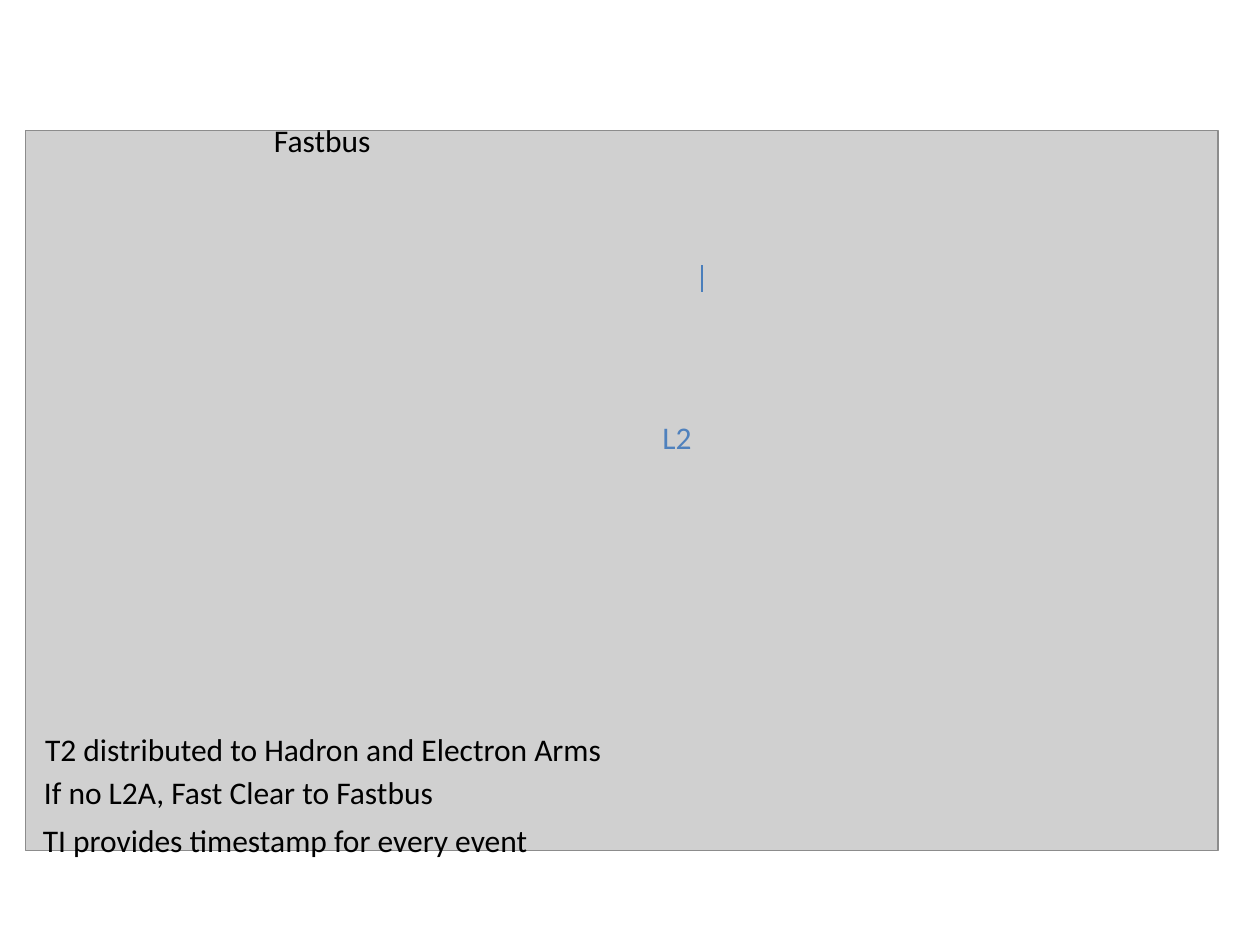
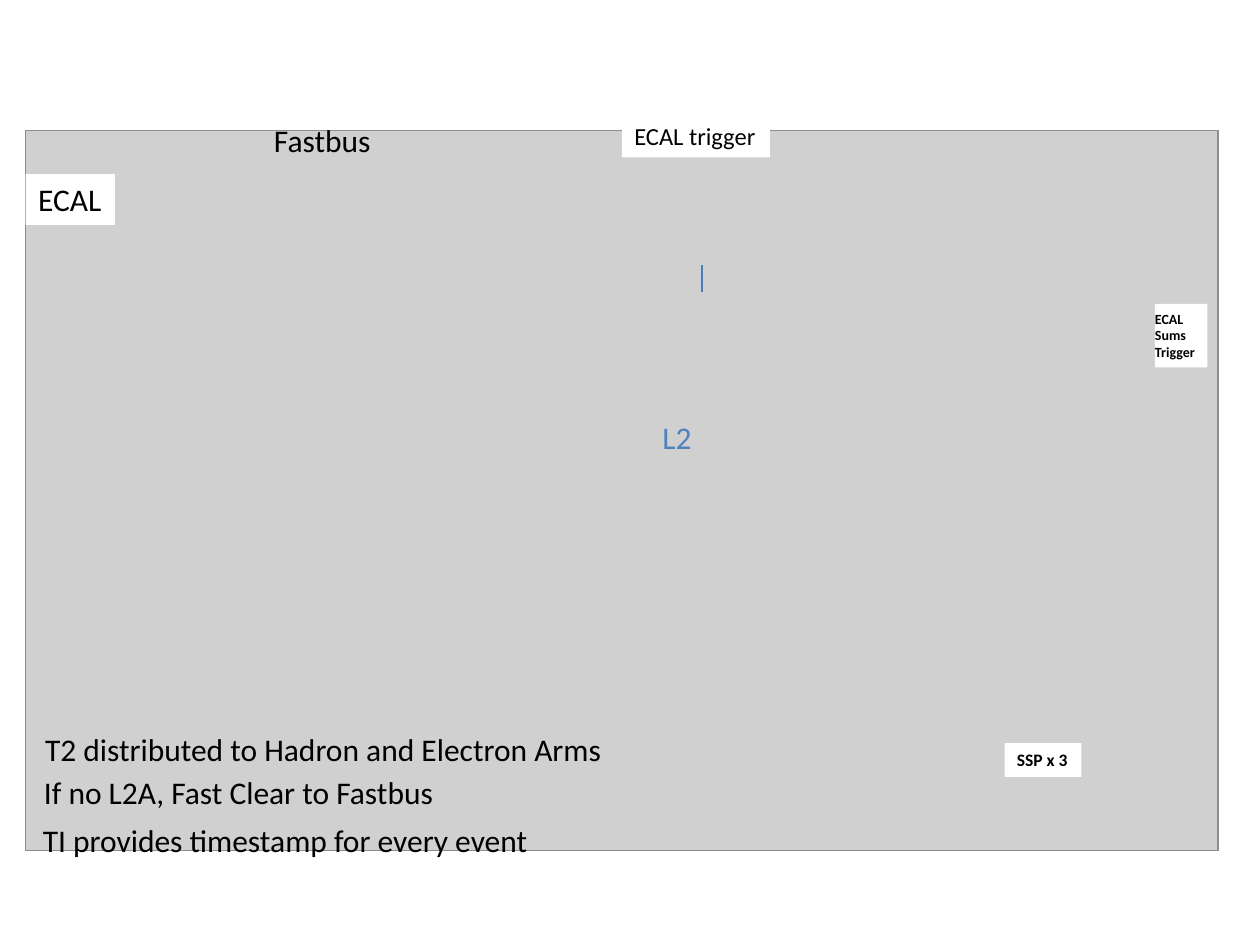
Before and after one commit to bmoffit/sbsdaq, a slide deck: slide 9 of 2015_DOE_Review/SuperBigBite DAQ update.pptx. Drawn at 1260x945 pixels with LibreOffice and Linux fonts; fonts in the diff are those of the drawing; grey boxes stand for pictures; background and template pictures are left out. Boxes give left, top, right and bottom in pixels: in the first picture for what was removed or moved away, otherwise in the second. Text is boxed around its words. In the diff, an @@ line names an element or a change of style, - is before the commit and + after.

```diff
--- a/2015_DOE_Review/SuperBigBite DAQ update.pptx
+++ b/2015_DOE_Review/SuperBigBite DAQ update.pptx
@@ rectangle added at (x1=622, y1=115, x2=770, y2=158), fill #FFFFFF, 14 pt, text #000000 @@
+ECAL trigger
@@ rectangle added at (x1=25, y1=174, x2=115, y2=224), fill #FFFFFF, 18 pt, text #000000 @@
+ECAL
@@ rectangle added at (x1=1155, y1=304, x2=1208, y2=367), fill #FFFFFF, 8 pt, text #000000, bold @@
+ECAL
+Sums
+Trigger
@@ rectangle added at (x1=1004, y1=743, x2=1081, y2=777), fill #FFFFFF, 10 pt, text #000000, bold @@
+SSP x 3
```
Also in this commit, not shown: 14 other slides changed, 14 slides added, 1 other file.
